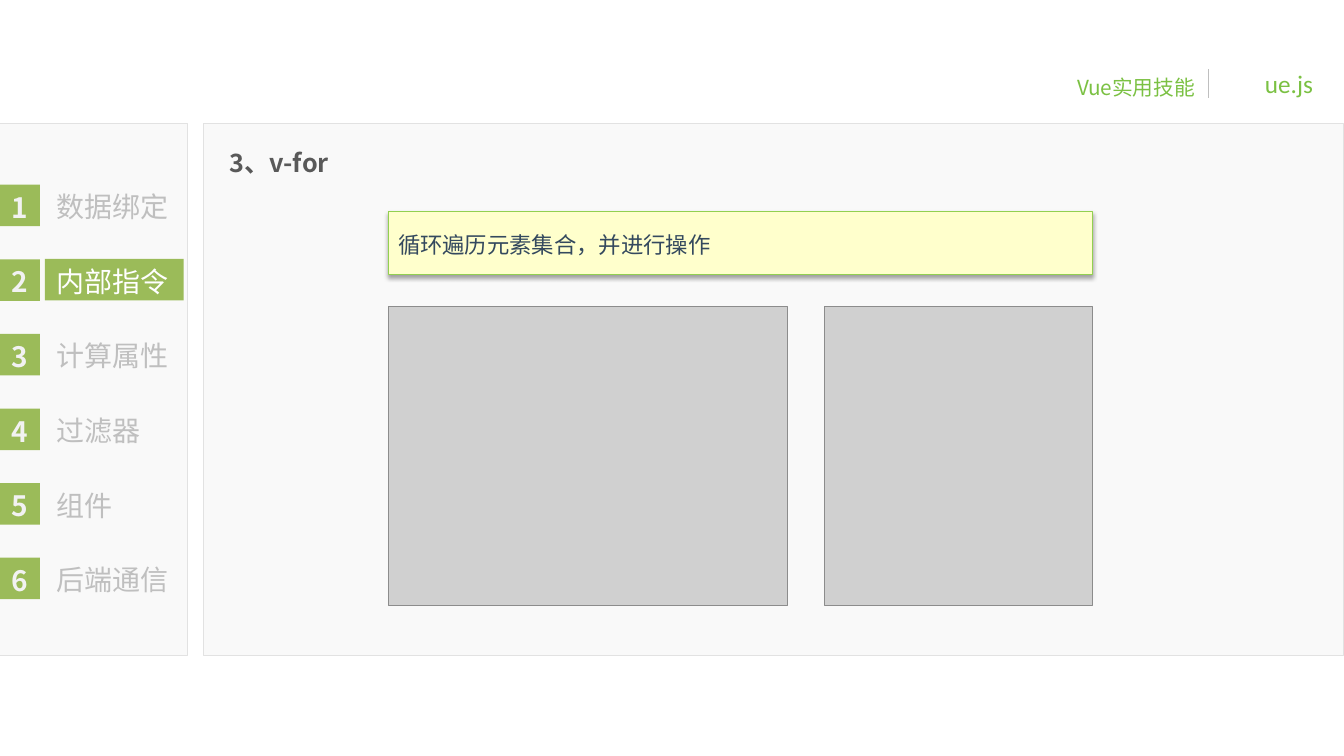
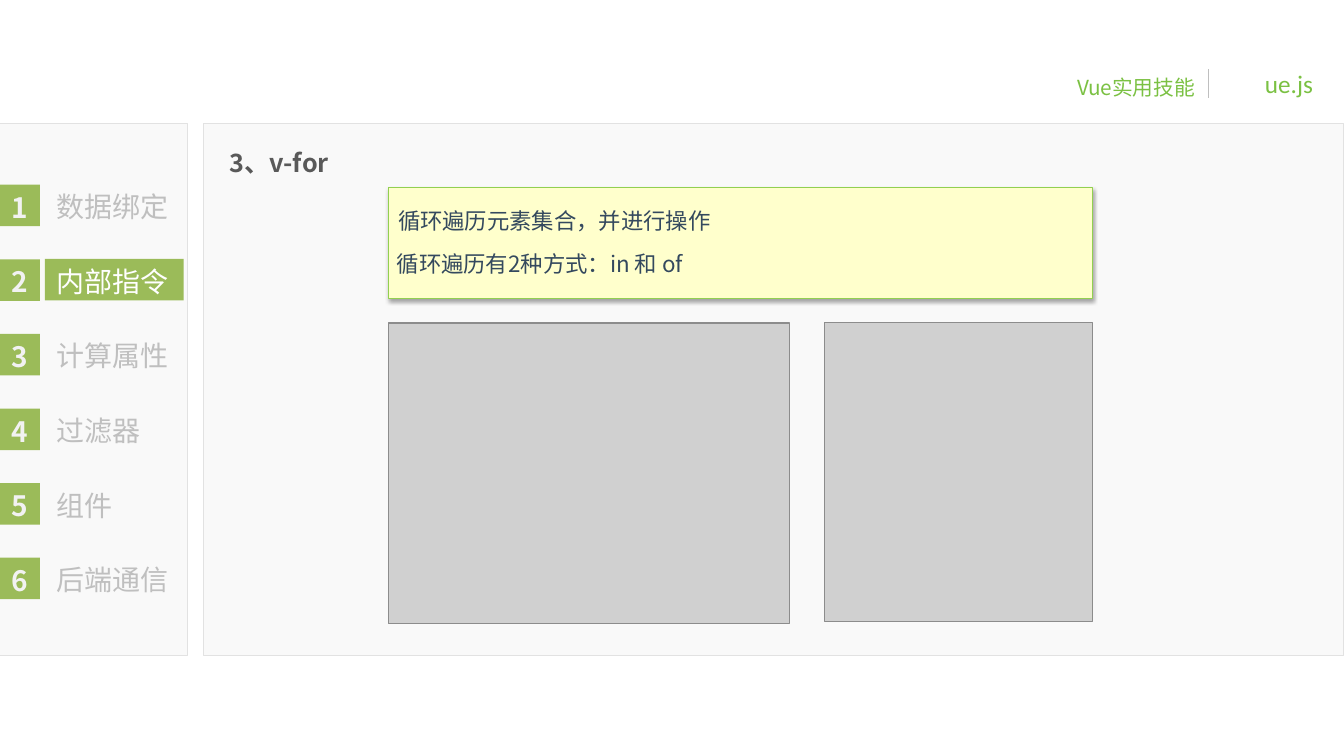
Before and after one commit to BinMarshall/studing, a slide deck: slide 22 of Vue/前端框架—Vue-郝彬彬-20180820.pptx. Drawn at 1344x756 pixels with LibreOffice and Linux fonts; fonts in the diff are those of the drawing; grey boxes stand for pictures; background and template pictures are left out. Boxes give left, top, right and bottom in pixels: in the first picture for what was removed or moved away, otherwise in the second. Text is boxed around its words. In the diff, an @@ line names an element or a change of style, - is before the commit and + after.

```diff
--- a/Vue/前端框架—Vue-郝彬彬-20180820.pptx
+++ b/Vue/前端框架—Vue-郝彬彬-20180820.pptx
@@ text "循环遍历元素集合，并进行操作": place and size @@
-text "循环遍历元素集合，并进行操作" at bbox=[398, 234, 710, 255]
+text "循环遍历元素集合，并进行操作" at bbox=[398, 210, 710, 231]
@@ rounded rectangle: place and size @@
-rounded rectangle at bbox=[388, 211, 1093, 274]
+rounded rectangle at bbox=[388, 188, 1093, 298]
@@ text added at bbox=[397, 253, 683, 274], 16 pt, text #34495E @@
+循环遍历有2种方式：in 和 of
@@ picture: place and size @@
-picture at bbox=[388, 307, 788, 606]
+picture at bbox=[388, 323, 789, 623]
@@ picture: place and size @@
-picture at bbox=[825, 307, 1093, 606]
+picture at bbox=[825, 323, 1093, 622]
```
Also in this commit, not shown: 1 slide added, 3 other files.
